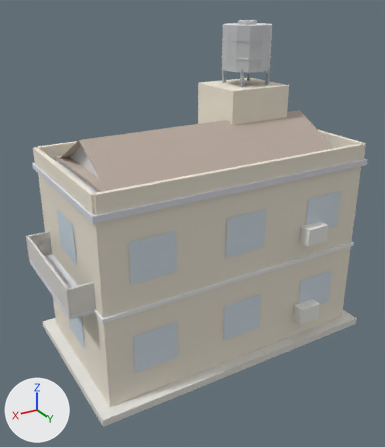
One commit to the glTF model docs/art/generated-2026-10-21-scene-kit/native3d/models/07_residential_low-05.glb: the scene before it, then after it.
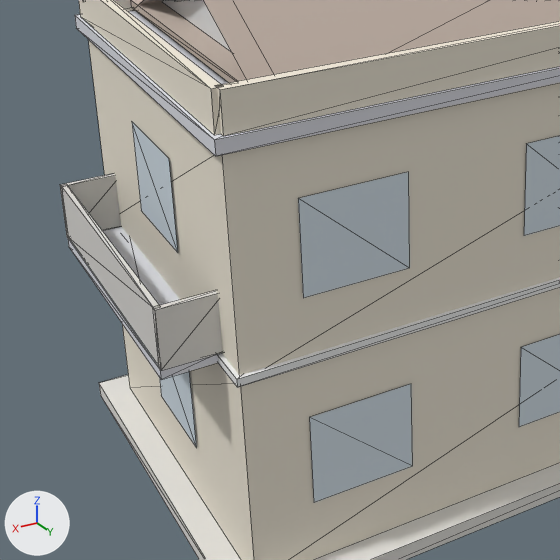
Old and new are each drawn whole from a 50 mm camera at (9.35, 14.97, 11.9) aimed at (0.57, 0.35, 4.58) and again close up on the part from 0% to 63% of the width and 35% to 89% of the height. Arrows for +X, +Y and +Z are at lower left; the lights stay in place. The last two pictures show the newer version. The close-ups show mesh edges as thin lines. Vertices at exactly the same position are counted once.

Script lines for the objects in view, before the commit:
```python
me_mesh_0 = bpy.data.meshes.new('Mesh_0')
me_mesh_0.from_pydata(...)  # 348 vertices, 450 faces; spans x -5.3..5.7, y -3.05..3.07, z 0.0..11.07
me_mesh_0.materials.append(mat_native_matte)
ob_mesh_0 = bpy.data.objects.new('Mesh_0', me_mesh_0)
ob_mesh_0.location = (0.0, 0.0, 0.0)
```
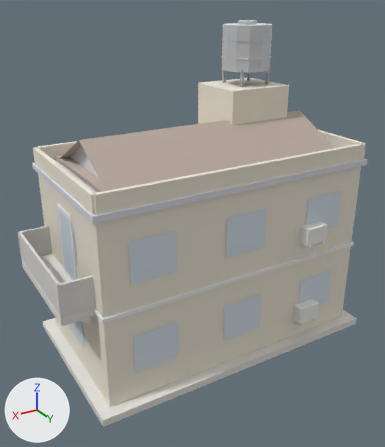
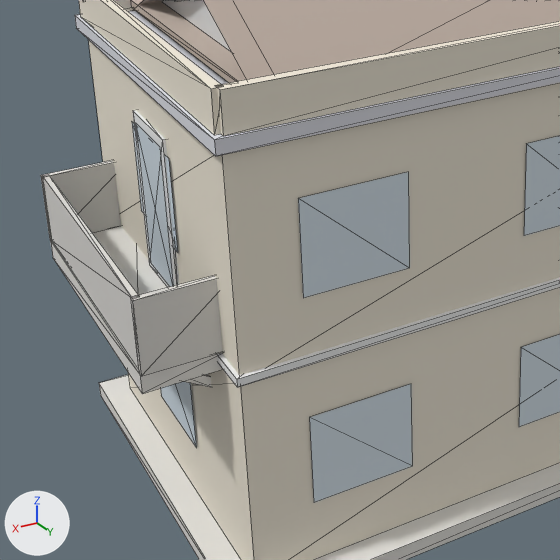
Location of each change, [x1, y1, x2, y2] in pixels of the close-ups (560 x 560 px; the box of a moved part takes in the faces that stretch with it):
'Mesh_0', reshaped
    before: [60, 0, 560, 560]
    after: [41, 0, 560, 560]
part 1 of me_mesh_0, added
    after: [51, 226, 223, 394]
part 2 of me_mesh_0, added
    after: [133, 110, 179, 287]
part 3 of me_mesh_0, added
    after: [43, 175, 138, 369]
part 4 of me_mesh_0, added
    after: [130, 275, 223, 376]
part 5 of me_mesh_0, added
    after: [41, 160, 121, 242]
part 6 of me_mesh_0, moved or reshaped
    before: [62, 185, 221, 379]
    after: [136, 124, 212, 388]

What changed in the scene script:
```text
Change me_mesh_0:
    used by ob_mesh_0; location = (0.0, 0.0, 0.0)
    remove me_mesh_0.from_pydata(...)  # 348 vertices, 450 faces; spans x -5.3..5.7, y -3.05..3.07, z 0.0..11.07
    add me_mesh_0.from_pydata(...)  # 408 vertices, 536 faces; spans x -5.3..5.95, y -3.05..3.09, z 0.0..11.07
    me_mesh_0 part 1: a new loose piece, a box spanning x 4.65..5.95, y -2.07..2.07, z 3.23..3.51, in mat_native_matte
    me_mesh_0 part 2: a new loose piece, a box spanning x 4.86..4.94, y -0.6..0.6, z 3.51..5.86, in mat_native_matte
    me_mesh_0 part 3: a new loose piece, a box spanning x 5.845..5.935, y -2.067..2.067, z 3.51..4.56, in mat_native_matte
    me_mesh_0 part 4: a new loose piece, a box spanning x 4.65..5.95, y 2.022..2.112, z 3.51..4.56, in mat_native_matte
    me_mesh_0 part 5: a new loose piece, a box spanning x 4.65..5.95, y -2.112..-2.022, z 3.51..4.56, in mat_native_matte
    me_mesh_0 part 6
    16 vertices are removed from x 4.8..5.7, y -2.07..2.07, z 3.35..4.35
    24 faces are deleted
    12 vertices are added at x 4.78..4.95, y -1.56..1.56, z 2.64..5.72
    8 new vertices lie (0.93, 0.0, 0.55) away from vertices in x 4.78..4.86, y -1.56..1.56, z 2.64..2.76
    26 new faces join them
    other edits to the shape of me_mesh_0 do not show in these pictures
```
